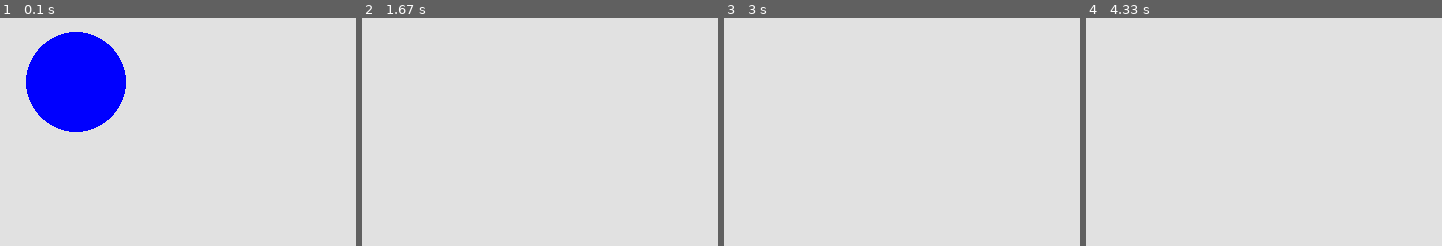
Above: before the commit, frames 1-4 (left to right).
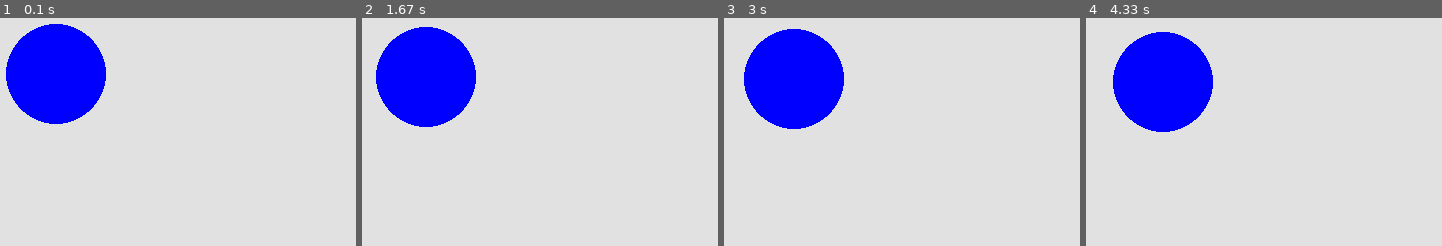
Above: after the commit, the same moments.

Repository: snailcreature/tutoring_python_pygame
Game: pygame game, started from circle.py
The game is run twice, just before and just after one commit, with the same random seed, the same clock (stepped at 60 frames per second) and the same inputs.
Inputs:
- Up to frame 1 (0.1 s): no input
- Up to frame 2 (1.67 s): no input
- Up to frame 3 (3 s): no input
- Up to frame 4 (4.33 s): no input

The runs differ from the first frame. In frame 1, 5.2% of the frame differs, in the area x 1-36%, y 2-50%; in frame 2, 9.6%, in the area x 3-33%, y 3-48%; in frame 3, 9.6%; in frame 4, 9.6%.

Commit message:
Added dt and associated maths

Diff:
--- a/circle.py
+++ b/circle.py
@@ -18,7 +18,7 @@
 
 running = True
 while running:
-    clock.tick()
+    dt = clock.tick()/1000
 
     for event in pygame.event.get():
         if event.type == pygame.QUIT:
@@ -28,8 +28,8 @@
 
     pygame.draw.circle(screen, (0, 0, 255), (x, y), r)
 
-    x += dx # The same as x = x + dx
-    y += dy
+    x += dx * dt # The same as x = x + dx
+    y += dy * dt
 
     pygame.display.update()
 
